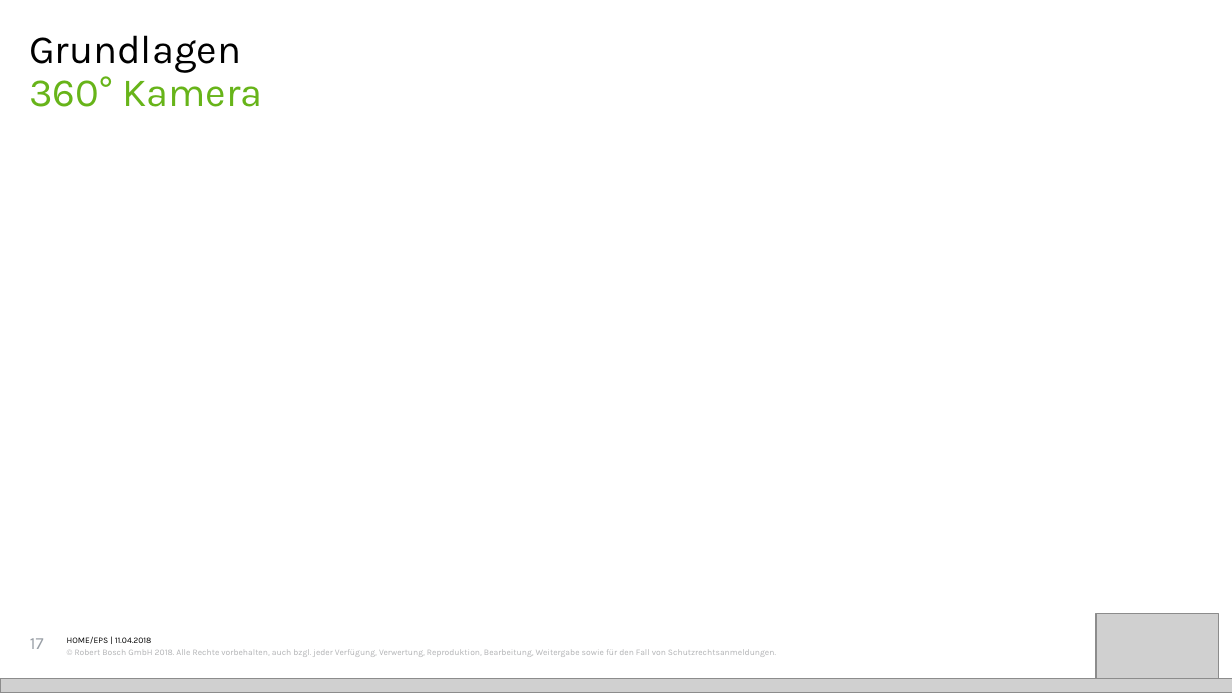
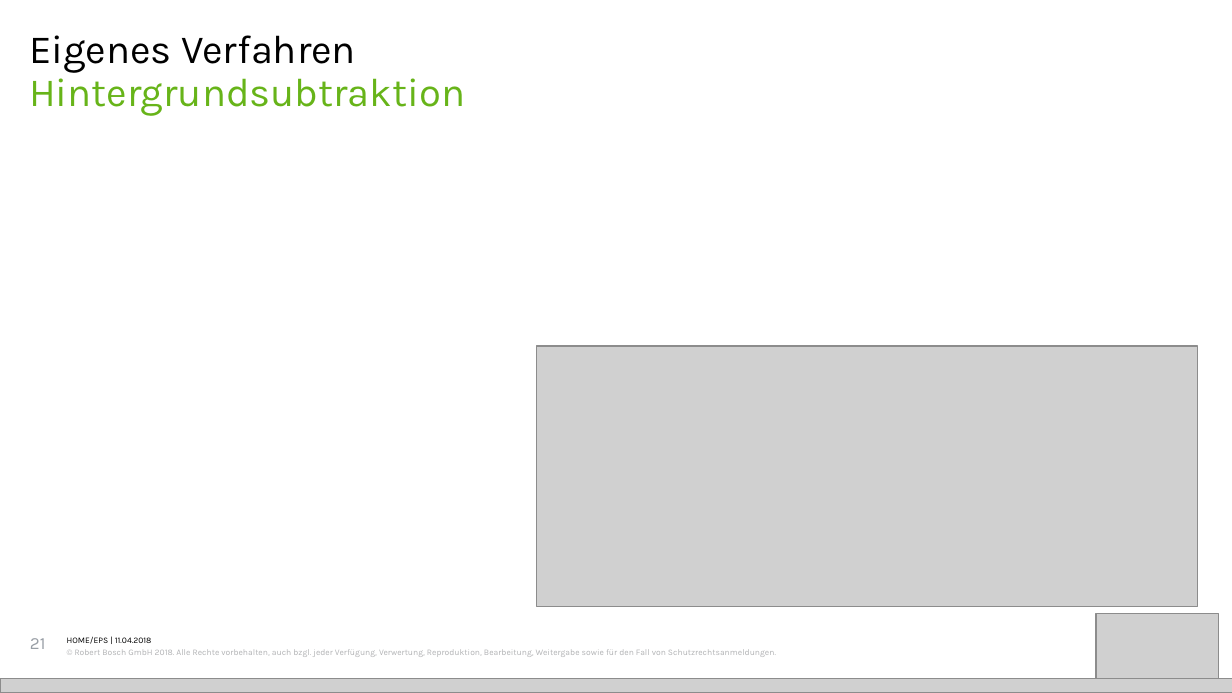
Before and after one commit to iwnfubb/MA_Doc, a slide deck: slide 21 of Präsi/Präsi.pptx (slide 17 before the commit). Drawn at 1232x693 pixels with LibreOffice and Linux fonts; fonts in the diff are those of the drawing; grey boxes stand for pictures; background and template pictures are left out. Boxes give left, top, right and bottom in pixels: in the first picture for what was removed or moved away, otherwise in the second. Text is boxed around its words. In the diff, an @@ line names an element or a change of style, - is before the commit and + after.

```diff
--- a/Präsi/Präsi.pptx
+++ b/Präsi/Präsi.pptx
@@ text at [29,35,356,73]: text changed @@
-Grundlagen
+Eigenes Verfahren
@@ title at [29,71,465,116]: text changed @@
-360° Kamera
+Hintergrundsubtraktion
@@ picture added at [536,346,1196,606] @@
@@ text at [30,638,46,649]: text changed @@
-17
+21
```
Also in this commit, not shown: 12 other slides changed, 3 other files.
